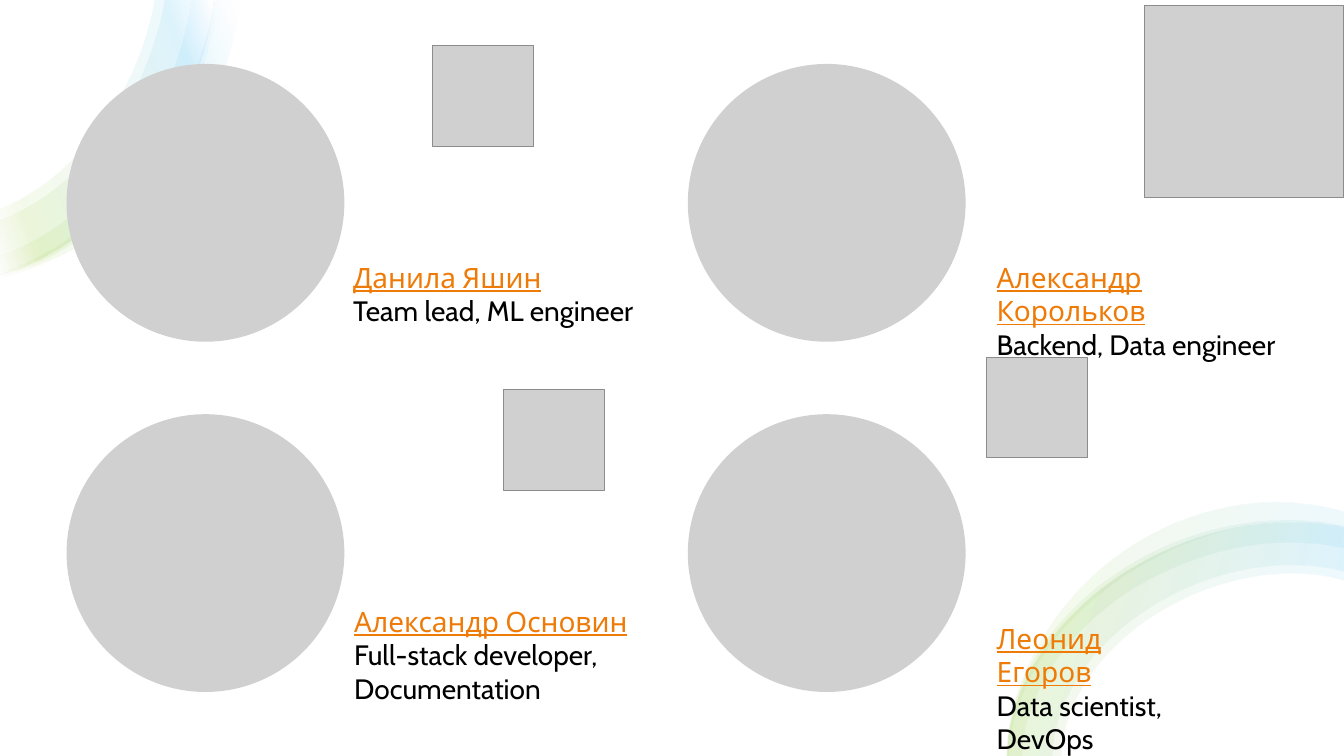
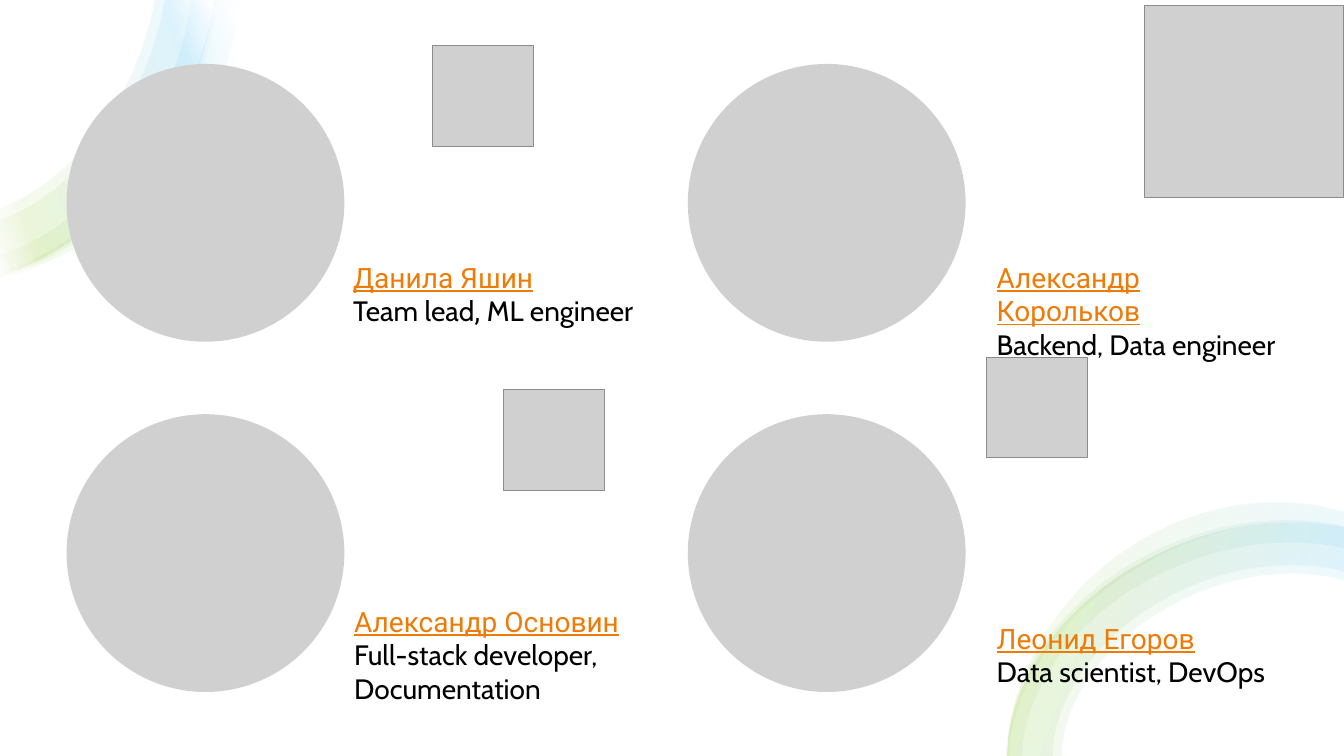
Before and after one commit to zibestr/Feedback-Analytics, a slide deck: slide 2 of presentation/protection.pptx. Drawn at 1344x756 pixels with LibreOffice and Linux fonts; fonts in the diff are those of the drawing; grey boxes stand for pictures. Boxes give left, top, right and bottom in pixels: in the first picture for what was removed or moved away, otherwise in the second. Text is boxed around its words. In the diff, an @@ line names an element or a change of style, - is before the commit and + after.

Commit message:
presentation updated

```diff
--- a/presentation/protection.pptx
+++ b/presentation/protection.pptx
@@ text "Данила Яшин" at (353, 268, 633, 328): font Cabin to Roboto in "Данила Яшин", "lead," @@
@@ text at (997, 268, 1140, 327): font Cabin to Roboto in "Александр Корольков" @@
@@ text at (354, 611, 618, 638): font Cabin to Roboto in "Александр Основин" @@
@@ text at (997, 629, 1195, 655): font Cabin to Roboto in "Леонид Егоров" @@
@@ text at (997, 659, 1265, 689): text changed @@
-Data scientist,
-DevOps
+Data scientist, DevOps
```
Also in this commit, not shown: 7 other slides changed, 1 slide added, 2 slides removed, 4 other files.
